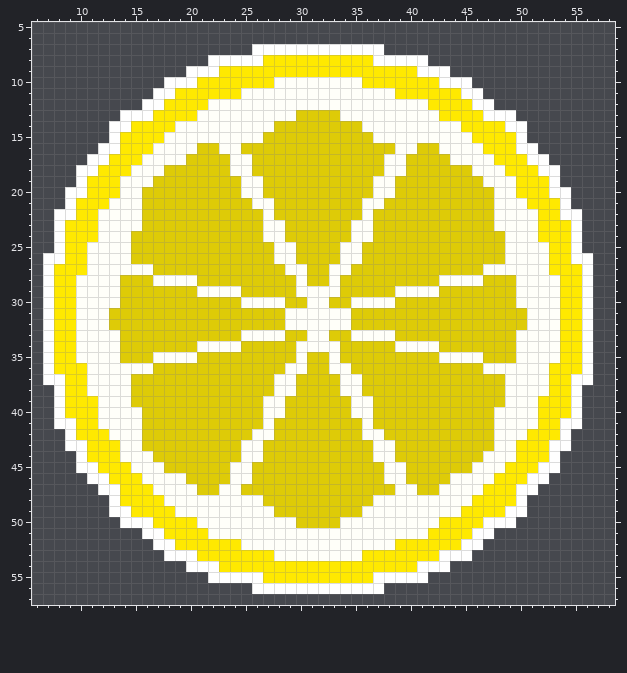
Two states of a pixel-art file, Texture/PlanetLemon.aseprite. That is the earlier state.
64x64 pixels, 1 frame. Shown: x 6..58, y 5..57.
And afterwards:
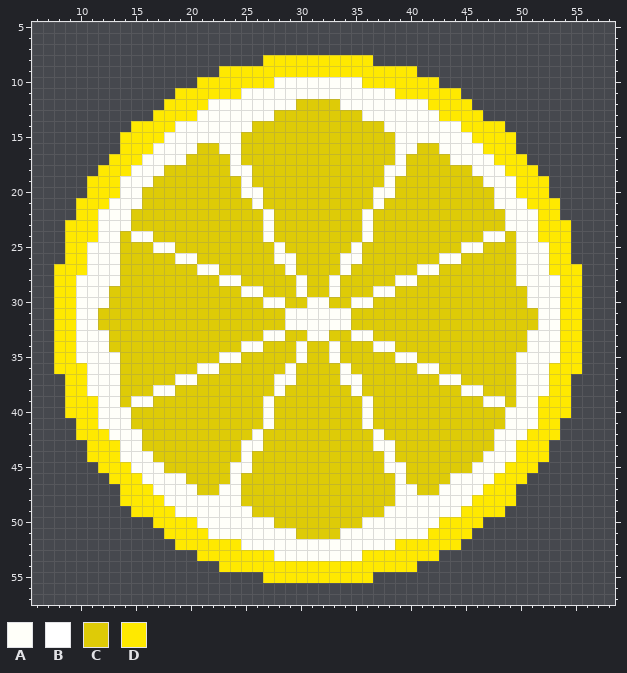
Palette (. is transparent): A #fffff9  B #ffffff  C #decb07  D #ffe900
From old to new:
Layers "blanc", "jaune":
y 7: x 26..37 BBBBBBBBBBBB -> ............
y 8: x 22..26 BBBBB -> .....; x 37..41 BBBBB -> .....
y 9: x 20..22 BBB -> ...; x 41..43 BBB -> ...
y 10: x 18..20 BBB -> ...; x 43..45 BBB -> ...
y 11: x 17..18 BB -> ..; x 45..46 BB -> ..
y 12: x 16..17 BB -> ..; x 30..33 AAAA -> CCCC; x 46..47 BB -> ..
y 13: x 14..16 BBB -> ...; x 28..29 AA -> CC; x 34..35 AA -> CC; x 47..49 BBB -> ...
y 14: x 13..14 BB -> ..; x 26..27 AA -> CC; x 36..37 AA -> CC; x 49..50 BB -> ..
y 15: x 13 B -> .; x 25..26 AA -> CC; x 37..38 AA -> CC; x 50 B -> .
y 16: x 12..13 BB -> ..; x 50..51 BB -> ..
y 17: x 11..12 BB -> ..; x 25 A -> C; x 38 A -> C; x 51..52 BB -> ..
y 18: x 10..11 BB -> ..; x 52..53 BB -> ..
y 19: x 10 B -> .; x 26 A -> C; x 37 A -> C; x 53 B -> .
y 20: x 9..10 BB -> ..; x 53..54 BB -> ..
y 21: x 9 B -> .; x 27 A -> C; x 36 A -> C; x 54 B -> .
y 22: x 8..9 BB -> ..; x 15 A -> C; x 48 A -> C; x 54..55 BB -> ..
y 23: x 8 B -> .; x 15 A -> C; x 28 A -> C; x 35 A -> C; x 48 A -> C; x 55 B -> .
y 24: x 8 B -> .; x 14..16 ACC -> CAA; x 28 A -> C; x 35 A -> C; x 47..49 CCA -> AAC; x 55 B -> .
y 25: x 8 B -> .; x 14 A -> C; x 17..18 CC -> AA; x 29 A -> C; x 34 A -> C; x 45..46 CC -> AA; x 49 A -> C; x 55 B -> .
y 26: x 7..8 BB -> ..; x 14 A -> C; x 19..20 CC -> AA; x 43..44 CC -> AA; x 49 A -> C; x 55..56 BB -> ..
y 27: x 7 B -> .; x 14..16 AAA -> CCC; x 21..22 CC -> AA; x 30 A -> C; x 33 A -> C; x 41..42 CC -> AA; x 47..49 AAA -> CCC; x 56 B -> .
y 28: x 7 B -> .; x 17..20 AAAA -> CCCC; x 23..24 CC -> AA; x 39..40 CC -> AA; x 43..46 AAAA -> CCCC; x 56 B -> .
y 29: x 7 B -> .; x 13 A -> C; x 21..26 AAAACC -> CCCCAA; x 31..32 AA -> CC; x 37..42 CCAAAA -> AACCCC; x 50 A -> C; x 56 B -> .
y 30: x 7 B -> .; x 13 A -> C; x 25..26 AA -> CC; x 37..38 AA -> CC; x 50 A -> C; x 56 B -> .
y 31..32: x 7 B -> .; x 12 A -> C; x 51 A -> C; x 56 B -> .
y 33: x 7 B -> .; x 13 A -> C; x 25..26 AA -> CC; x 37..38 AA -> CC; x 50 A -> C; x 56 B -> .
y 34: x 7 B -> .; x 13 A -> C; x 21..26 AAAACC -> CCCCAA; x 31..32 AA -> CC; x 37..42 CCAAAA -> AACCCC; x 50 A -> C; x 56 B -> .
y 35: x 7 B -> .; x 17..20 AAAA -> CCCC; x 23..24 CC -> AA; x 39..40 CC -> AA; x 43..46 AAAA -> CCCC; x 56 B -> .
y 36: x 7 B -> .; x 14..16 AAA -> CCC; x 21..22 CC -> AA; x 30 A -> C; x 33 A -> C; x 41..42 CC -> AA; x 47..49 AAA -> CCC; x 56 B -> .
y 37: x 7..8 BB -> ..; x 14 A -> C; x 19..20 CC -> AA; x 43..44 CC -> AA; x 49 A -> C; x 55..56 BB -> ..
y 38: x 8 B -> .; x 14 A -> C; x 17..18 CC -> AA; x 29 A -> C; x 34 A -> C; x 45..46 CC -> AA; x 49 A -> C; x 55 B -> .
y 39: x 8 B -> .; x 14..16 ACC -> CAA; x 28 A -> C; x 35 A -> C; x 47..49 CCA -> AAC; x 55 B -> .
y 40: x 8 B -> .; x 15 A -> C; x 28 A -> C; x 35 A -> C; x 48 A -> C; x 55 B -> .
y 41: x 8..9 BB -> ..; x 15 A -> C; x 48 A -> C; x 54..55 BB -> ..
y 42: x 9 B -> .; x 27 A -> C; x 36 A -> C; x 54 B -> .
y 43: x 9..10 BB -> ..; x 53..54 BB -> ..
y 44: x 10 B -> .; x 26 A -> C; x 37 A -> C; x 53 B -> .
y 45: x 10..11 BB -> ..; x 52..53 BB -> ..
y 46: x 11..12 BB -> ..; x 25 A -> C; x 38 A -> C; x 51..52 BB -> ..
y 47: x 12..13 BB -> ..; x 50..51 BB -> ..
y 48: x 13 B -> .; x 25..26 AA -> CC; x 37..38 AA -> CC; x 50 B -> .
y 49: x 13..14 BB -> ..; x 26..27 AA -> CC; x 36..37 AA -> CC; x 49..50 BB -> ..
y 50: x 14..16 BBB -> ...; x 28..29 AA -> CC; x 34..35 AA -> CC; x 47..49 BBB -> ...
y 51: x 16..17 BB -> ..; x 30..33 AAAA -> CCCC; x 46..47 BB -> ..
y 52: x 17..18 BB -> ..; x 45..46 BB -> ..
y 53: x 18..20 BBB -> ...; x 43..45 BBB -> ...
y 54: x 20..22 BBB -> ...; x 41..43 BBB -> ...
y 55: x 22..26 BBBBB -> .....; x 37..41 BBBBB -> .....
y 56: x 26..37 BBBBBBBBBBBB -> ............
